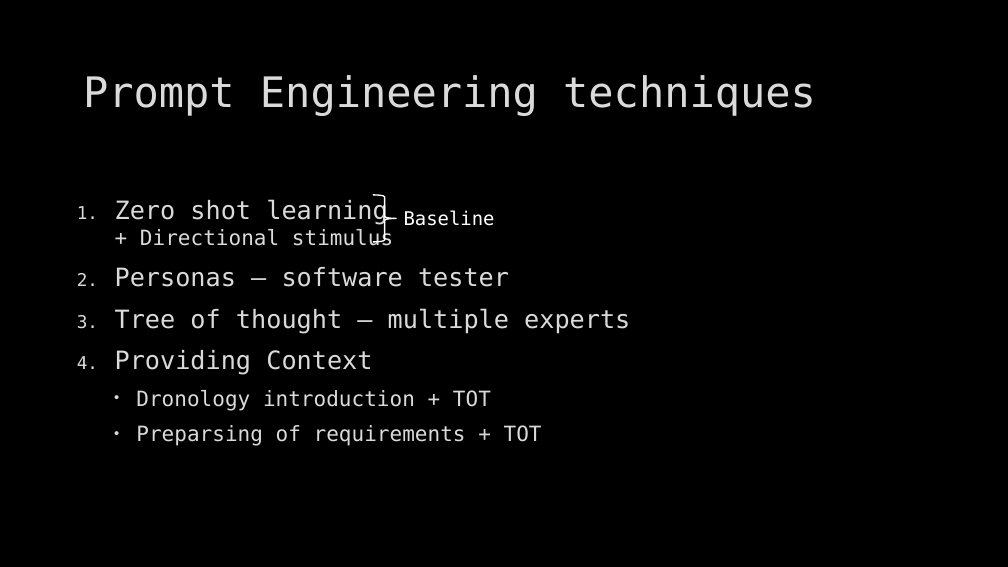
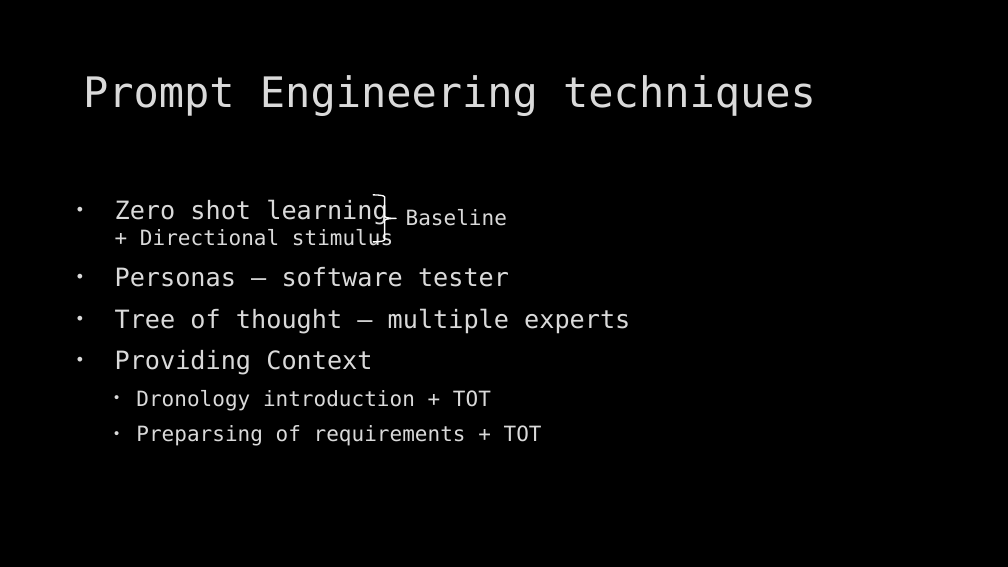
Before and after one commit to as-cal8/RBST-prompt-engineering, a slide deck: slide 7 of presentation/RBST_prompt-eng [Autosaved].pptx. Drawn at 1008x567 pixels with LibreOffice and Linux fonts; fonts in the diff are those of the drawing; background and template pictures are left out. Boxes give left, top, right and bottom in pixels: in the first picture for what was removed or moved away, otherwise in the second. Text is boxed around its words. In the diff, an @@ line names an element or a change of style, - is before the commit and + after.

```diff
--- a/presentation/RBST_prompt-eng [Autosaved].pptx
+++ b/presentation/RBST_prompt-eng [Autosaved].pptx
@@ text at [115,198,630,375]: bullet 1. to • @@
@@ text "Baseline" at [406,209,507,226]: size 18 to 20 pt, text colour #FFFFFF to #DADADA, letter outline none to #404040 0.75 pt @@
```
Also in this commit, not shown: 7 other slides changed, 1 other file.
